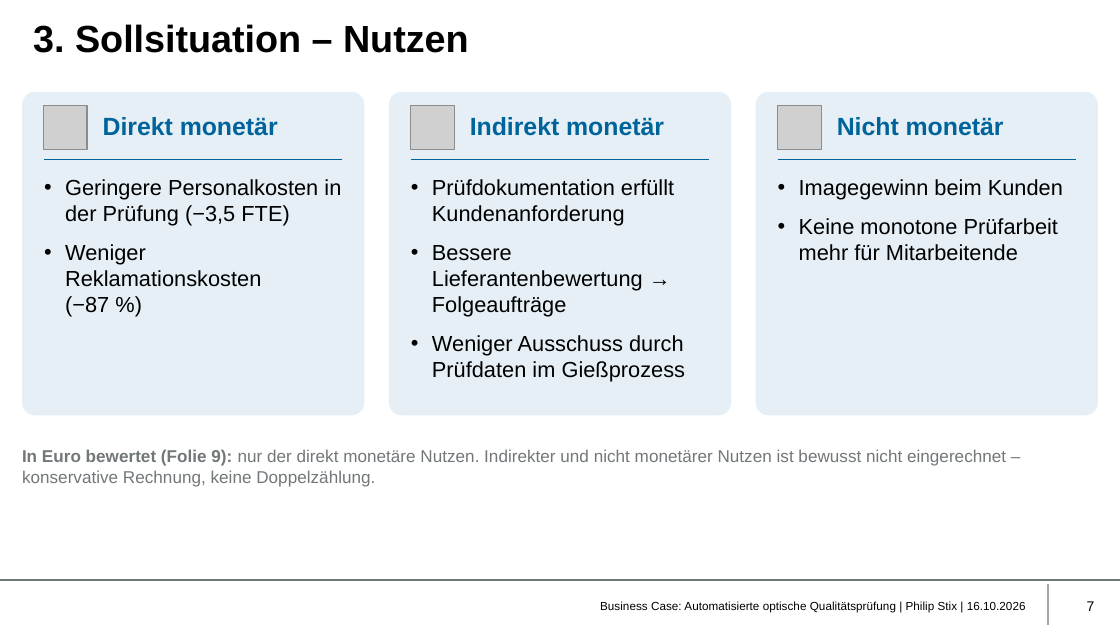
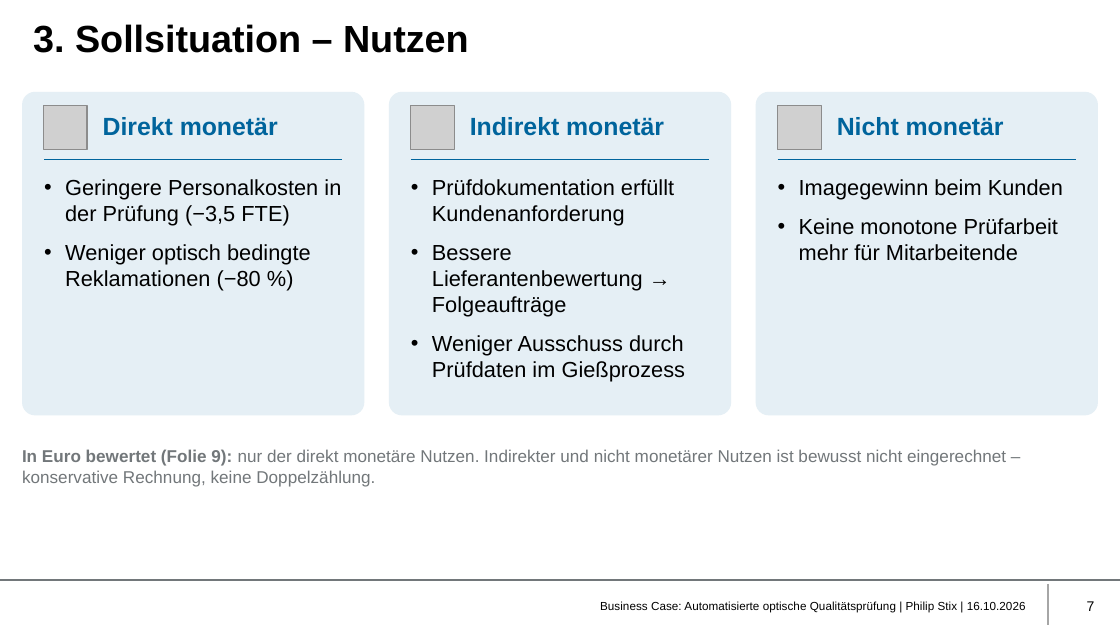
Before and after one commit to philip-stack/MRE3-bGUS, a slide deck: slide 7 of 01 Abgabe/Business Case Qualitätsprüfung - Philip Stix.pptx. Drawn at 1120x630 pixels with LibreOffice and Linux fonts; fonts in the diff are those of the drawing; grey boxes stand for pictures; background and template pictures are left out. Boxes give left, top, right and bottom in pixels: in the first picture for what was removed or moved away, otherwise in the second. Text is boxed around its words. In the diff, an @@ line names an element or a change of style, - is before the commit and + after.

Commit message:
Qualitätskennzahlen überarbeitet: 100 ppm, optische Reklamationen getrennt
Beanstandete Teile beim Kunden 100 statt 800 ppm, Kundenvorgabe 50 ppm. Nur die 10 optisch bedingten von 15 Reklamationen werden durch die Prüfzelle reduziert. Präsentation, Berechnung und README angepasst.

```diff
--- a/01 Abgabe/Business Case Qualitätsprüfung - Philip Stix.pptx
+++ b/01 Abgabe/Business Case Qualitätsprüfung - Philip Stix.pptx
@@ text at (x1=65, y1=244, x2=311, y2=291): text changed @@
-• Weniger Reklamationskosten (−87 %)
+• Weniger optisch bedingte Reklamationen (−80 %)
```
Also in this commit, not shown: 6 other slides changed, 2 other files.
